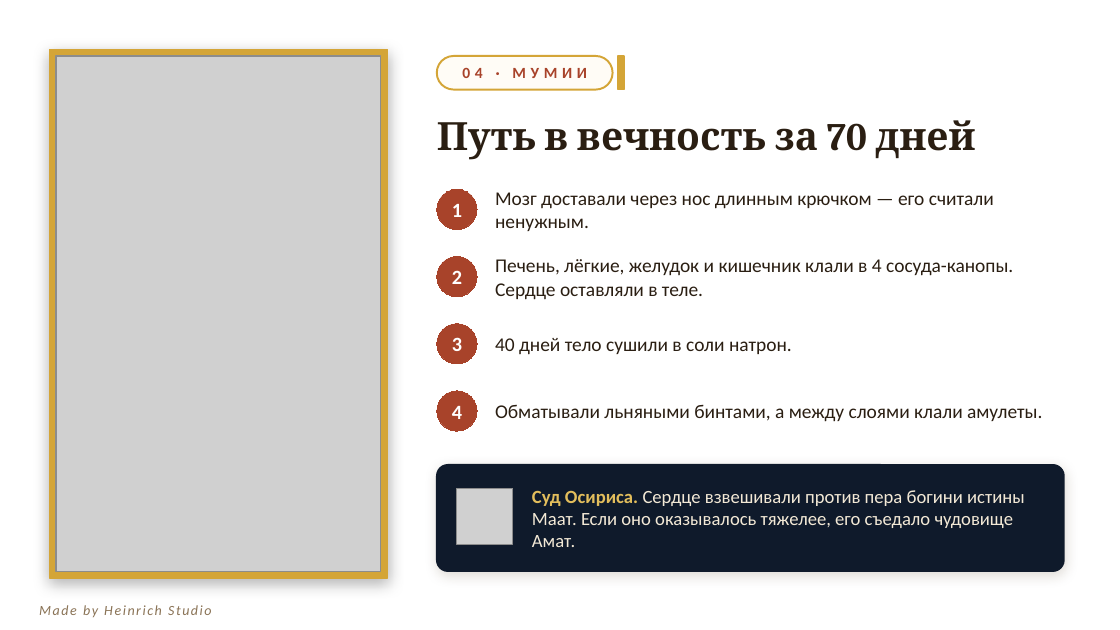
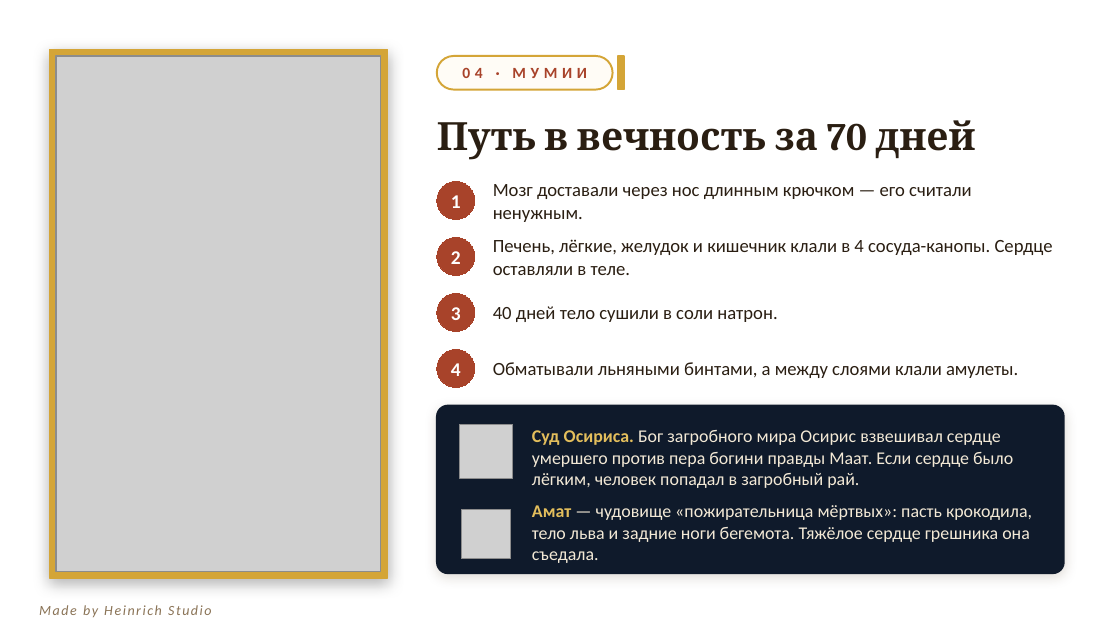
Before and after one commit to sl-himmelreich/heinrich-mario, a slide deck: slide 5 of Древний_Египет.pptx. Drawn at 1120x630 pixels with LibreOffice and Linux fonts; fonts in the diff are those of the drawing; grey boxes stand for pictures; background and template pictures are left out. Boxes give left, top, right and bottom in pixels: in the first picture for what was removed or moved away, otherwise in the second. Text is boxed around its words. In the diff, an @@ line names an element or a change of style, - is before the commit and + after.

```diff
--- a/Древний_Египет.pptx
+++ b/Древний_Египет.pptx
@@ ellipse "1": place and size @@
-ellipse "1" at bbox=[437, 189, 477, 230]
+ellipse "1" at bbox=[437, 181, 475, 220]
@@ ellipse "2": place and size @@
-ellipse "2" at bbox=[437, 256, 477, 297]
+ellipse "2" at bbox=[437, 237, 475, 276]
@@ text "Печень, лёгкие, желудок и кишечник ...": place and size @@
-text "Печень, лёгкие, желудок и кишечник ..." at bbox=[495, 259, 1013, 300]
+text "Печень, лёгкие, желудок и кишечник ..." at bbox=[493, 239, 1053, 275]
@@ ellipse "3": place and size @@
-ellipse "3" at bbox=[437, 324, 477, 364]
+ellipse "3" at bbox=[437, 293, 475, 332]
@@ text "40 дней тело сушили в ...": place and size @@
-text "40 дней тело сушили в ..." at bbox=[495, 338, 792, 355]
+text "40 дней тело сушили в ..." at bbox=[493, 306, 777, 322]
@@ size 13 to 12.5 pt in 4 elements at bbox=[437, 181, 475, 220], bbox=[437, 237, 475, 276], bbox=[437, 293, 475, 332], bbox=[437, 349, 475, 388] @@
@@ ellipse "4": place and size @@
-ellipse "4" at bbox=[437, 391, 477, 431]
+ellipse "4" at bbox=[437, 349, 475, 388]
@@ size 12.5 to 12 pt in 4 elements at bbox=[493, 184, 971, 222], bbox=[493, 239, 1053, 275], bbox=[493, 306, 777, 322], bbox=[493, 362, 1018, 378] @@
@@ text "Обматывали льняными бинтами, а между ...": place and size @@
-text "Обматывали льняными бинтами, а между ..." at bbox=[495, 405, 1042, 422]
+text "Обматывали льняными бинтами, а между ..." at bbox=[493, 362, 1018, 378]
@@ rounded rectangle: place and size @@
-rounded rectangle at bbox=[437, 465, 1064, 571]
+rounded rectangle at bbox=[437, 405, 1064, 573]
@@ rounded rectangle at bbox=[437, 405, 1064, 573]: proportions changed @@
@@ picture added at bbox=[459, 424, 513, 478] @@
@@ text at bbox=[532, 430, 1013, 488]: text changed; size 12 to 11.5 pt @@
-Суд Осириса. Сердце взвешивали против пера богини истины Маат. Если оно оказывалось тяжелее, его съедало чудовище Амат.
+Суд Осириса. Бог загробного мира Осирис взвешивал сердце умершего против пера богини правды Маат. Если сердце было лёгким, человек попадал в загробный рай.
@@ picture removed at bbox=[457, 488, 513, 544] @@
@@ text added at bbox=[532, 505, 1032, 563], 11.5 pt, text #F3E9D6 @@
+Амат — чудовище «пожирательница мёртвых»: пасть крокодила, тело льва и задние ноги бегемота. Тяжёлое сердце грешника она съедала.
@@ picture added at bbox=[461, 510, 511, 559] @@
```
Also in this commit, not shown: 5 other slides changed, 1 slide added, 1 slide removed, 1 other file.
